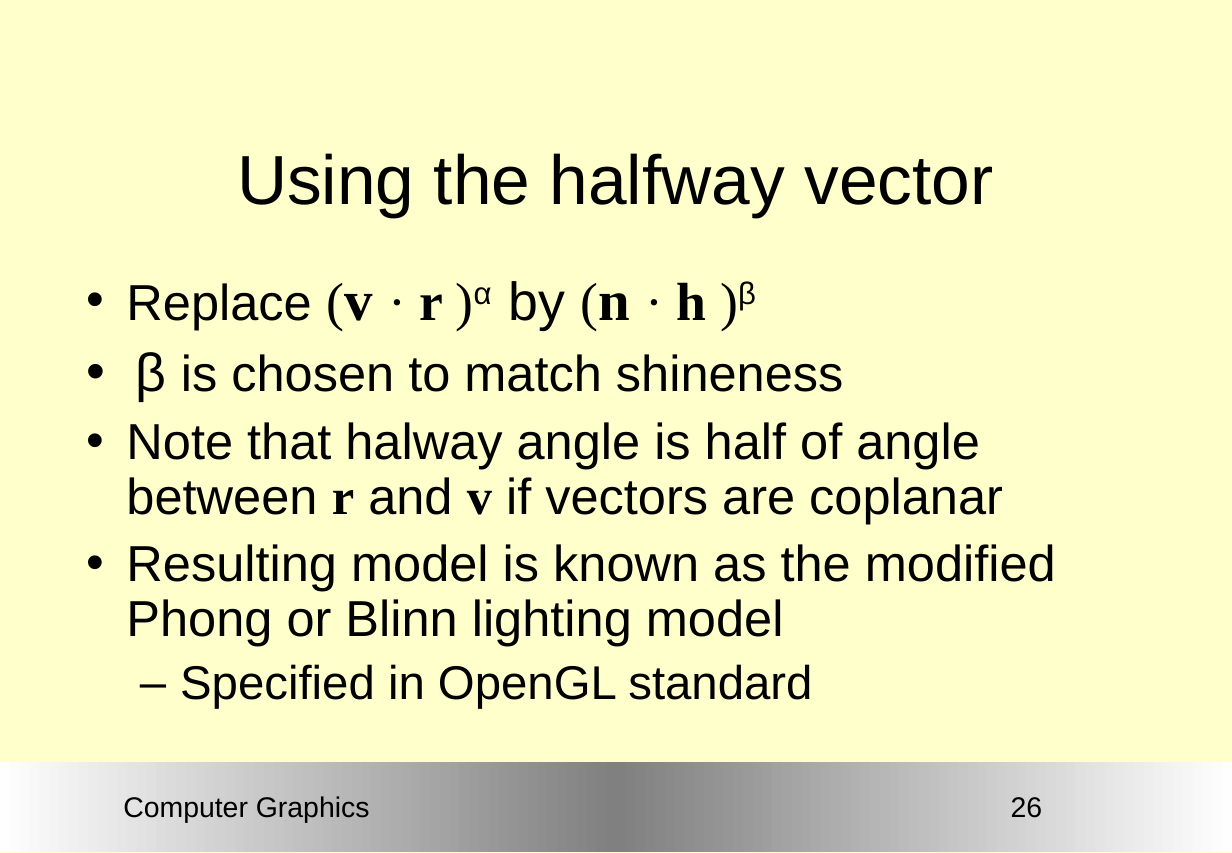
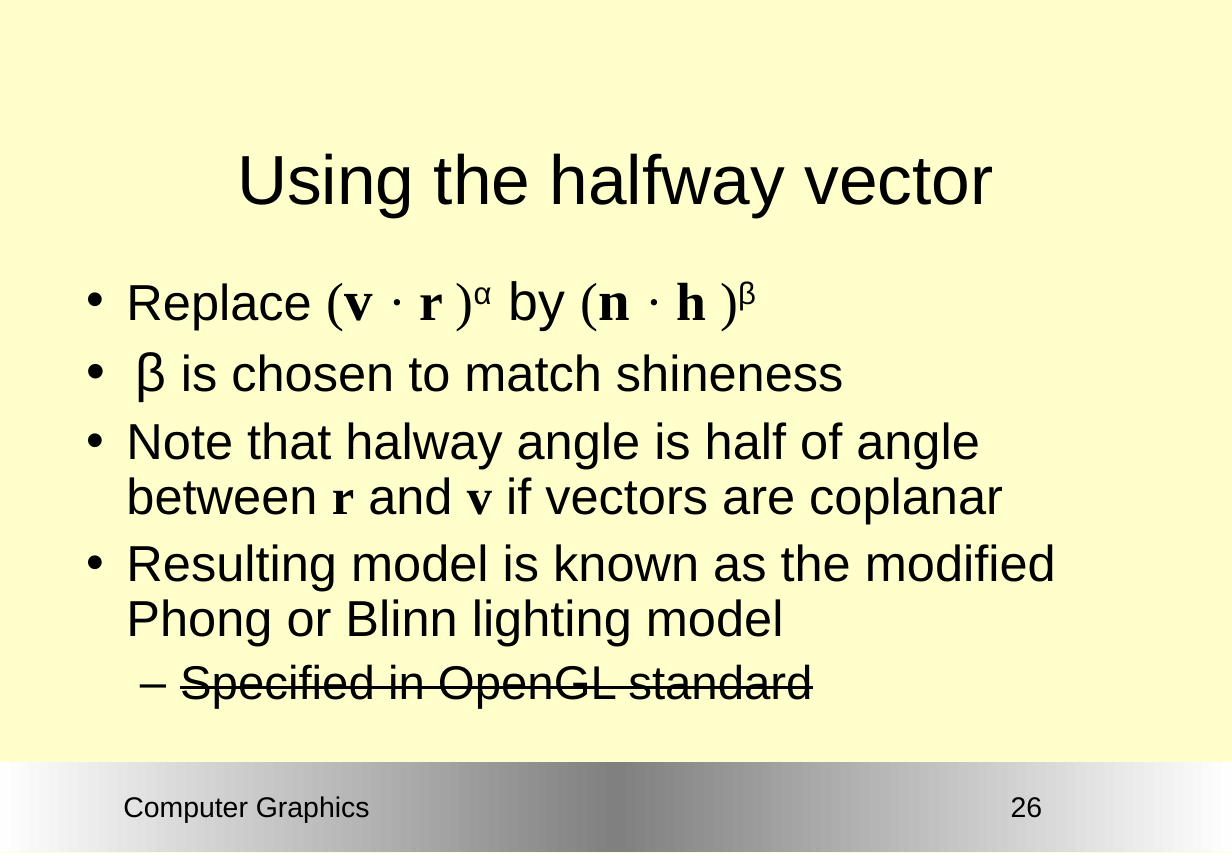
Before and after one commit to Nico420/cours-newcastle, a slide deck: slide 26 of Graphics/ComputerGraphics13.ppt. Drawn at 1232x853 pixels with LibreOffice and Linux fonts; fonts in the diff are those of the drawing; background and template pictures are left out. Boxes give left, top, right and bottom in pixels: in the first picture for what was removed or moved away, otherwise in the second. Text is boxed around its words. In the diff, an @@ line names an element or a change of style, - is before the commit and + after.

```diff
--- a/Graphics/ComputerGraphics13.ppt
+++ b/Graphics/ComputerGraphics13.ppt
@@ text at box(180, 664, 812, 709): strikethrough on in "Specified in OpenGL standard" @@
```
Also in this commit, not shown: 30 other slides changed, 29 other files.
